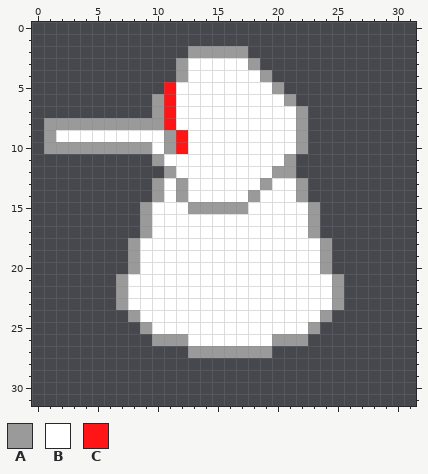
File history of a pixel-art sprite, resources/textures/turret_left.png. Above, as it was before the edit.
The file is 32x32 pixels.
Palette (. is transparent): A #9a9a9a  B #ffffff  C #ff1515
Pixels before, first column x 1:
 2 ............AAAAA........
 3 ...........ABBBBBA.......
 4 ...........ABBBBBBA......
 5 ..........CBBBBBBBBA.....
 6 .........ACBBBBBBBBBA....
 7 .........ACBBBBBBBBBBA...
 8 AAAAAAAAAACBBBBBBBBBBA...
 9 ABBBBBBBBBACBBBBBBBBBA...
10 AAAAAAAAABACBBBBBBBBBA...
11 .........ABBBBBBBBBBA....
12 ..........ABBBBBBBBAA....
13 .........ABABBBBBBABBA...
14 .........ABABBBBBABBBA...
15 ........ABBBAAAAABBBBBA..
16 ........ABBBBBBBBBBBBBA..
17 ........ABBBBBBBBBBBBBA..
18 .......ABBBBBBBBBBBBBBBA.
19 .......ABBBBBBBBBBBBBBBA.
20 .......ABBBBBBBBBBBBBBBA.
21 ......ABBBBBBBBBBBBBBBBBA
22 ......ABBBBBBBBBBBBBBBBBA
23 ......ABBBBBBBBBBBBBBBBBA
24 .......ABBBBBBBBBBBBBBBA.
25 ........ABBBBBBBBBBBBBA..
26 .........AAABBBBBBBAAA...
27 ............AAAAAAA......
And afterwards:
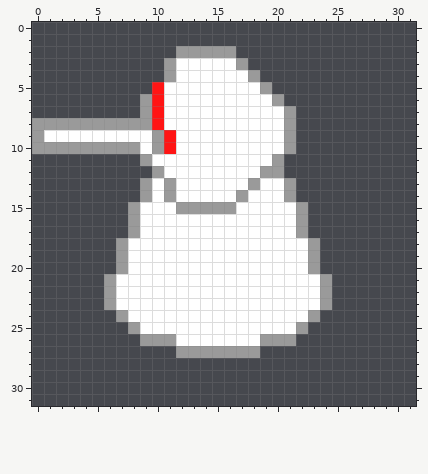
What changed:
y 2: x 12 . -> A; x 17 A -> .
y 3: x 11..12 .A -> AB; x 17..18 BA -> A.
y 4: x 11..12 .A -> AB; x 18..19 BA -> A.
y 5: x 10..11 .C -> CB; x 19..20 BA -> A.
y 6: x 9..11 .AC -> ACB; x 20..21 BA -> A.
y 7: x 9..11 .AC -> ACB; x 21..22 BA -> A.
y 8: x 0 . -> A; x 10..11 AC -> CB; x 21..22 BA -> A.
y 9: x 0..1 .A -> AB; x 10..12 BAC -> ACB; x 21..22 BA -> A.
y 10: x 0 . -> A; x 9..12 ABAC -> BACB; x 21..22 BA -> A.
y 11: x 9..10 .A -> AB; x 20..21 BA -> A.
y 12: x 10..11 .A -> AB; x 19 B -> A; x 21 A -> .
y 13: x 9..12 .ABA -> ABAB; x 18..19 BA -> AB; x 21..22 BA -> A.
y 14: x 9..12 .ABA -> ABAB; x 17..18 BA -> AB; x 21..22 BA -> A.
y 15: x 8..9 .A -> AB; x 12 B -> A; x 17 A -> B; x 22..23 BA -> A.
y 16..17: x 8..9 .A -> AB; x 22..23 BA -> A.
y 18..20: x 7..8 .A -> AB; x 23..24 BA -> A.
y 21..23: x 6..7 .A -> AB; x 24..25 BA -> A.
y 24: x 7..8 .A -> AB; x 23..24 BA -> A.
y 25: x 8..9 .A -> AB; x 22..23 BA -> A.
y 26: x 9 . -> A; x 12 A -> B; x 19 B -> A; x 22 A -> .
y 27: x 12 . -> A; x 19 A -> .
Boxes around the changes in both pictures, in picture pixels (x1, y1, x2, y2):
changed: (104, 46, 344, 358)
changed: (32, 118, 56, 154)
